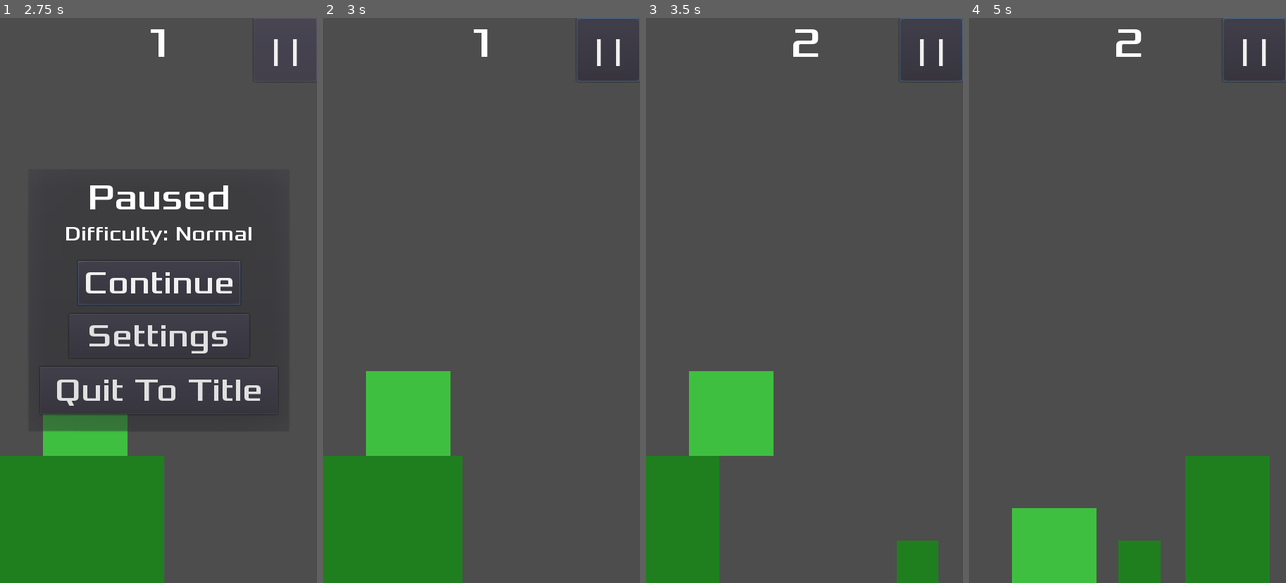
Above: before the commit, frames 1-4 (left to right).
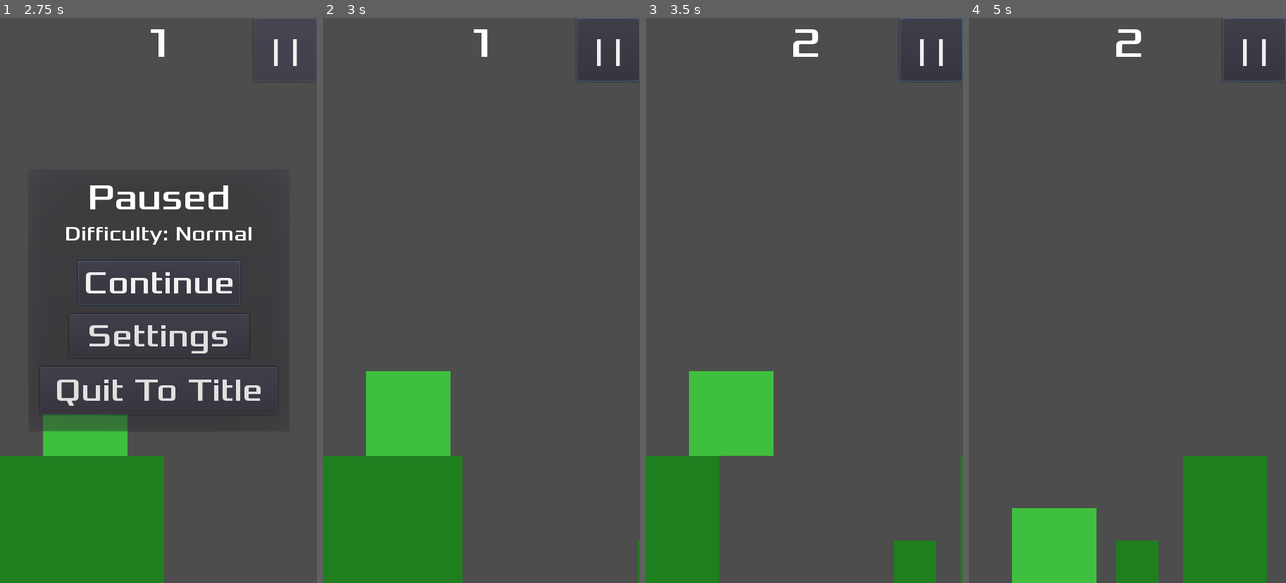
Above: after the commit, the same moments.

Repository: tomas7770/RunJump
Game: Godot game, scene res://scenes/Main/Main.tscn
Same seed, same stepped clock (60 frames per second), same inputs: the game is played once before the commit and once after it. This scene is started directly instead of the project's main scene.
Inputs:
- Up to frame 1 (2.75 s): click "| |" at 0.5 s; click "Continue" at 1.25 s; click "| |" at 2 s
- Up to frame 2 (3 s): click "Continue" at 2.75 s
- Up to frame 3 (3.5 s): no input
- Up to frame 4 (5 s): click "| |" at 3.5 s; click "Continue" at 4.25 s

Frame 1 is identical in both runs. In frame 2, less than 0.1% of the frame differs, in the area x 99-100%, y 92-100%; in frame 3, 0.3%; in frame 4, 0.4%, in the area x 46-95%, y 77-100%.

Commit message:
Update game timers in physics step

Diff:
--- a/scenes/Main/Main.tscn
+++ b/scenes/Main/Main.tscn
@@ -4,7 +4,6 @@
 [ext_resource path="res://scenes/Platform/Platform.tscn" type="PackedScene" id=2]
 [ext_resource path="res://scenes/Player/Player.tscn" type="PackedScene" id=3]
 [ext_resource path="res://scenes/HUD/HUD.tscn" type="PackedScene" id=4]
-
 
 [node name="Main" type="Control"]
 anchor_left = 0.5
@@ -25,10 +24,12 @@
 position = Vector2( 128, 598 )
 
 [node name="SpawnTimer" type="Timer" parent="."]
+process_mode = 0
 wait_time = 1.5
 one_shot = true
 
 [node name="ScoreTimer" type="Timer" parent="."]
+process_mode = 0
 
 [node name="HUD" parent="." instance=ExtResource( 4 )]
 
